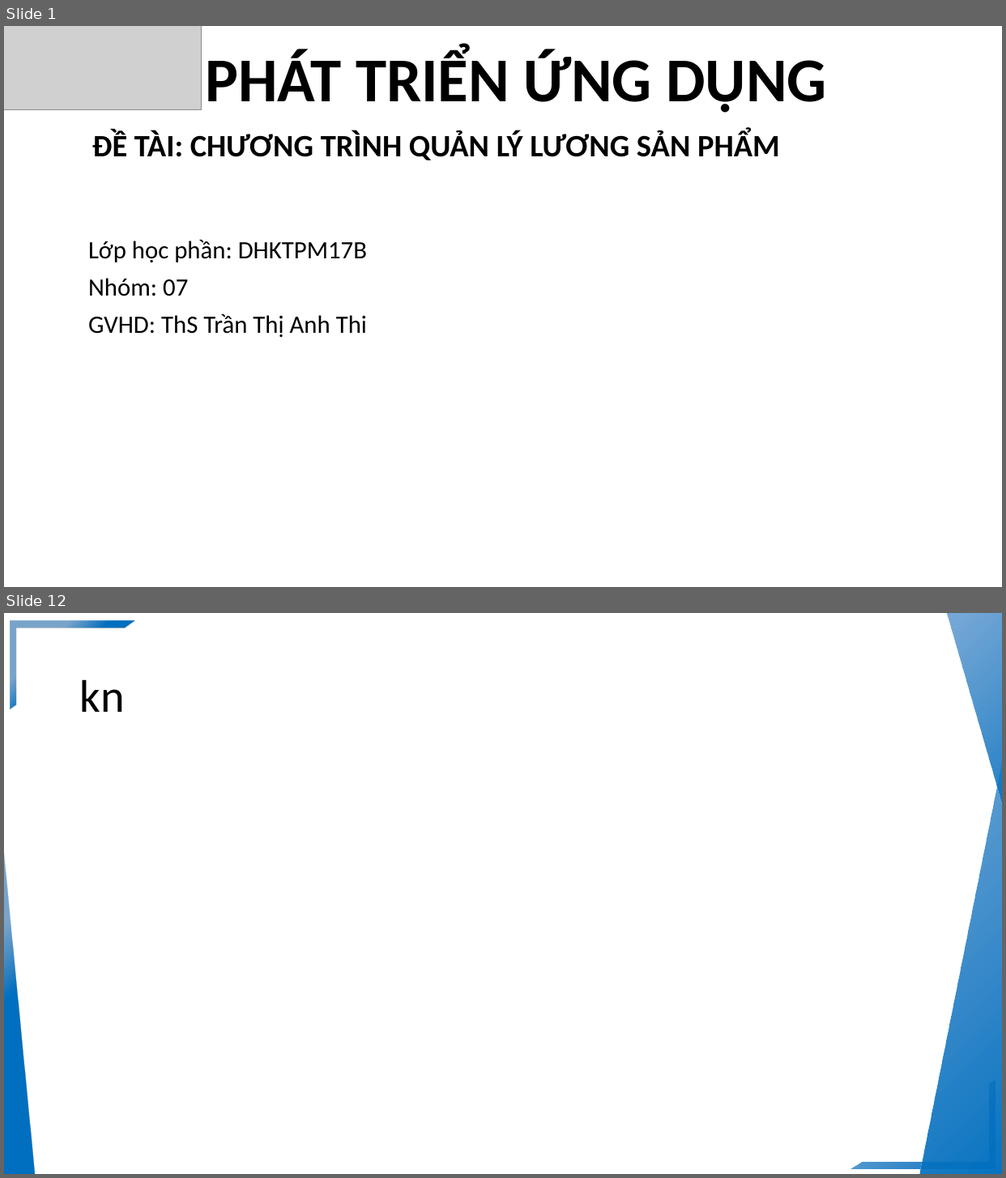
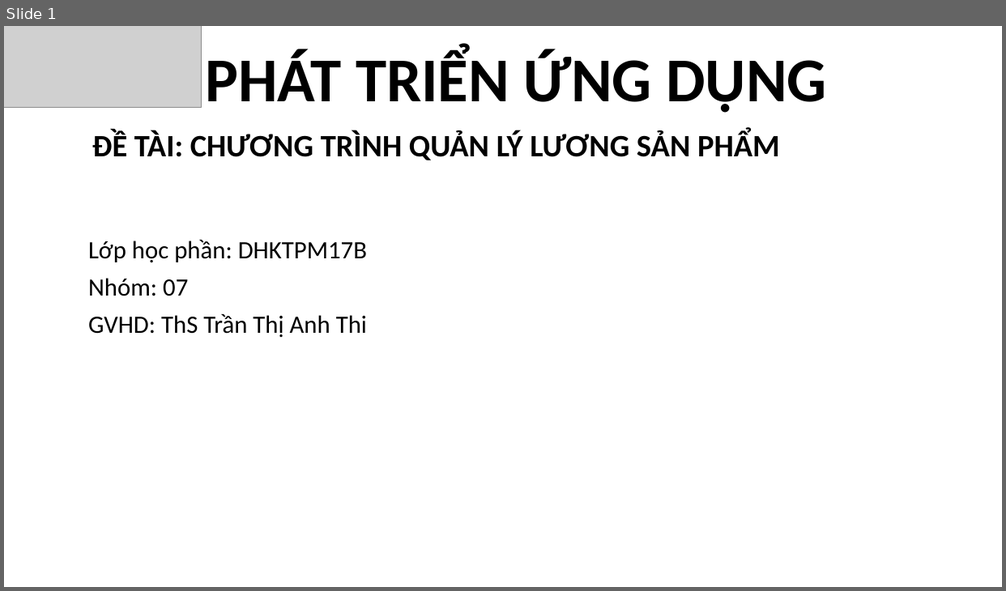
Before and after one commit to AnVungTau/PTUD-Nhoms7_l-ng, a slide deck: PTUD_2023_Nhom7_DHKTPM17B/FileTrinhChieu/Nhom07_UngDungQuanLyLuongSanPham.pptx. Shown one above the other, each under a label of ours: slides 1 and 12 before the commit, slide 1 after it; the slides between them are not shown. The pictures are 1006x1178 and 1006x591 pixels, drawn with LibreOffice and Linux fonts; fonts in the diff are those of the drawing; grey boxes stand for pictures; background and template pictures are left out. Boxes give left, top, right and bottom in pixels: in the first picture for what was removed or moved away, otherwise in the second. Text is boxed around its words. In the diff, an @@ line names an element or a change of style, - is before the commit and + after.

```diff
--- a/PTUD_2023_Nhom7_DHKTPM17B/FileTrinhChieu/Nhom07_UngDungQuanLyLuongSanPham.pptx
+++ b/PTUD_2023_Nhom7_DHKTPM17B/FileTrinhChieu/Nhom07_UngDungQuanLyLuongSanPham.pptx
@@ slide 12 removed at bbox=[4, 613, 1002, 1174], background #FFFFFF @@
@@ half frame removed at bbox=[10, 620, 135, 709] @@
@@ right triangle removed at bbox=[943, 613, 1002, 877] @@
@@ right triangle removed at bbox=[918, 655, 1002, 1174] @@
@@ title removed at bbox=[80, 679, 125, 712] @@
-kn
@@ right triangle removed at bbox=[4, 813, 36, 1174] @@
@@ half frame removed at bbox=[850, 1080, 995, 1169] @@
@@ slide 1 changed as well @@
@@ picture: place and size @@
-picture at bbox=[4, 26, 201, 110]
+picture at bbox=[4, 26, 201, 107]
```
Also in this commit, not shown: 1 other slide changed, 16 slides added, 9 other slides removed, 3 other files.
